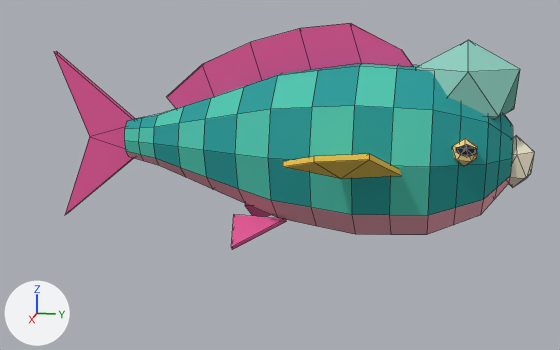
Before and after pictures for a commit that changed the Blender file prototypes/sushi-loop/assets/creature-boulderhead-parrotfish/source/boulderhead-parrotfish.blend.
The view is the same before and after, from a 50 mm lens placed at (7.65, 1.21, 2.64), pointed at (0.16, -0.28, 0.77). The axes (+X, +Y, +Z) are drawn at lower left. The lights are the same throughout. The first picture is the older version. Both versions are drawn at frame 16 of the action 'exhausted'; the numbers are the values there. Mesh edges are drawn as thin lines.

Before the edit, the objects in view are built like this:
```python
me_boulderhead_parrotfish = bpy.data.meshes.new('boulderhead_parrotfish')
me_boulderhead_parrotfish.from_pydata(...)  # 288 vertices, 327 faces; spans x -1.42..1.42, y -2.75..2.17, z 0.06..2.27
me_boulderhead_parrotfish.materials.append(mat_parrot_body)  # cyan #1f9c9a
me_boulderhead_parrotfish.materials.append(mat_parrot_scale)  # cyan #4cc7b0
me_boulderhead_parrotfish.materials.append(mat_parrot_belly)  # pink #f4a7b5
me_boulderhead_parrotfish.materials.append(mat_parrot_bump)  # cyan #8fcfc0
me_boulderhead_parrotfish.materials.append(mat_parrot_crack)  # cyan #5fa898
me_boulderhead_parrotfish.materials.append(mat_parrot_beak)  # pale yellow #f6ecd2
me_boulderhead_parrotfish.materials.append(mat_parrot_fin)  # pink #e85a9b
me_boulderhead_parrotfish.materials.append(mat_parrot_pec)  # yellow #f2c84b
me_boulderhead_parrotfish.materials.append(mat_parrot_eye)  # yellow #f0d68c
me_boulderhead_parrotfish.materials.append(mat_parrot_pupil)  # black #0b0f1e
ob_boulderhead_parrotfish = bpy.data.objects.new('boulderhead_parrotfish', me_boulderhead_parrotfish)
ob_boulderhead_parrotfish.location = (0.0, 0.0, 0.0)
```
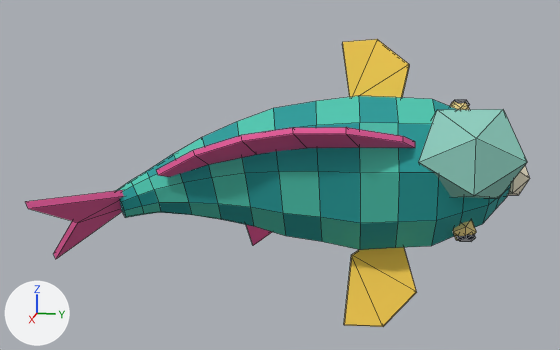
Boxes [x1, y1, x2, y2] around the edits, measured in the pictures (560 x 350 px; the box of a moved part takes in the faces that stretch with it):
'boulderhead_parrotfish', reshaped (27% taller): before [54, 23, 535, 250]; after [25, 39, 530, 327]
part 1 of me_boulderhead_parrotfish, moved or reshaped: before [416, 40, 520, 119]; after [418, 109, 527, 198]
part 2 of me_boulderhead_parrotfish, moved or reshaped: before [508, 135, 535, 188]; after [508, 166, 530, 195]
part 3 of me_boulderhead_parrotfish, moved or reshaped: before [54, 51, 135, 215]; after [25, 190, 124, 259]
part 4 of me_boulderhead_parrotfish, added: after [450, 102, 470, 110]
part 5 of me_boulderhead_parrotfish, moved or reshaped (not visible before): after [453, 100, 469, 106]
part 6 of me_boulderhead_parrotfish, moved or reshaped (not visible before): after [342, 39, 409, 98]
part 7 of me_boulderhead_parrotfish, added: after [452, 221, 476, 240]
part 8 of me_boulderhead_parrotfish, moved or reshaped: before [456, 144, 477, 156]; after [456, 234, 476, 242]
part 9 of me_boulderhead_parrotfish, moved or reshaped: before [283, 154, 402, 179]; after [344, 247, 417, 327]
part 10 of me_boulderhead_parrotfish, rebuilt (10% shorter): before [124, 63, 513, 235]; after [116, 96, 511, 250]
part 11 of me_boulderhead_parrotfish, added (pink): after [156, 127, 415, 177]
part 12 of me_boulderhead_parrotfish, deleted (pink): before [167, 23, 414, 109]
part 13 of me_boulderhead_parrotfish, deleted: before [452, 138, 478, 166]
part 14 of me_boulderhead_parrotfish, deleted: before [245, 204, 270, 217]
part 15 of me_boulderhead_parrotfish, deleted (pink): before [231, 215, 286, 250]
part 16 of me_boulderhead_parrotfish, added: after [246, 225, 272, 246]

The change, as a list of edits to the scene's bpy script:
```text
Change me_boulderhead_parrotfish:
    remove me_boulderhead_parrotfish.from_pydata(...)  # 288 vertices, 327 faces; spans x -1.42..1.42, y -2.75..2.17, z 0.06..2.27
    add me_boulderhead_parrotfish.from_pydata(...)  # 288 vertices, 327 faces; spans x -0.92..1.71, y -2.77..2.17, z -0.59..2.07
    me_boulderhead_parrotfish part 1: the loose piece of 12 vertices spanning x -0.45..0.45, y 1.02..1.98, z 1.21..2.13 is multiplied about its middle by the matrix ((0.492, -0.109, 0.864), (0.072, 0.994, 0.084), (-0.867, 0.021, 0.497)), then moved by (0.44, 0.04, -0.55)
    me_boulderhead_parrotfish part 2: the loose piece of 12 vertices spanning x -0.21..0.21, y 1.83..2.17, z 0.71..1.23 is multiplied about its middle by the matrix ((0.492, -0.109, 0.864), (0.072, 0.994, 0.084), (-0.867, 0.021, 0.497)), then moved by (-0.22, -0.02, -0.19)
    me_boulderhead_parrotfish part 3: the loose piece of 10 vertices spanning x -0.07..0.0, y -2.75..-1.85, z 0.15..1.95 is multiplied about its middle by the matrix ((0.355, -0.519, 0.777), (0.528, 0.798, 0.292), (-0.771, 0.307, 0.557)), then moved by (0.79, 0.17, -0.64)
    me_boulderhead_parrotfish part 4: a new loose piece, an icosphere of 20 faces spanning x -0.4..-0.18, y 1.34..1.58, z 1.28..1.5, in mat_parrot_eye (yellow #f0d68c)
    me_boulderhead_parrotfish part 5: the loose piece of 12 vertices spanning x -0.73..-0.62, y 1.42..1.6, z 1.14..1.26 is multiplied about its middle by the matrix ((0.492, -0.109, 0.864), (0.072, 0.994, 0.084), (-0.867, 0.021, 0.497)), then moved by (0.37, -0.04, 0.27)
    me_boulderhead_parrotfish part 6: the loose piece of 10 vertices spanning x -1.42..-0.7, y -0.05..0.95, z 0.9..1.27 is multiplied about its middle by the matrix ((0.753, 0.184, 0.632), (-0.428, 0.866, 0.259), (-0.499, -0.466, 0.731)), then moved by (0.44, 0.12, 0.6)
    me_boulderhead_parrotfish part 7: a new loose piece, an icosphere of 20 faces spanning x 0.19..0.41, y 1.43..1.66, z 0.24..0.46, in mat_parrot_eye (yellow #f0d68c)
    me_boulderhead_parrotfish part 8: the loose piece of 12 vertices spanning x 0.62..0.73, y 1.42..1.6, z 1.14..1.26 is multiplied about its middle by the matrix ((0.492, -0.109, 0.864), (0.072, 0.994, 0.084), (-0.867, 0.021, 0.497)), then moved by (-0.31, 0.05, -0.9)
    me_boulderhead_parrotfish part 9: the loose piece of 10 vertices spanning x 0.7..1.42, y -0.05..0.95, z 0.9..1.27 is multiplied about its middle by the matrix ((0.001, -0.371, 0.929), (0.553, 0.774, 0.309), (-0.833, 0.514, 0.207)), then moved by (-0.61, 0.29, -1.29)
    me_boulderhead_parrotfish part 10: the loose piece of 150 vertices spanning x -0.78..0.78, y -1.95..1.95, z 0.21..1.89 is rebuilt with 150 vertices and now spans x -0.87..0.85, y -1.93..1.97, z -0.02..1.59
    me_boulderhead_parrotfish part 11: a new loose piece of 24 vertices spanning x 0.58..1.08, y -1.39..1.06, z 0.8..1.44, in mat_parrot_fin (pink #e85a9b)
    me_boulderhead_parrotfish part 12: the loose piece of 24 vertices spanning x -0.06..0.0, y -1.52..1.0, z 1.36..2.27 is deleted
    me_boulderhead_parrotfish part 13: the loose piece of 12 vertices spanning x 0.48..0.72, y 1.39..1.61, z 1.04..1.3 is deleted
    me_boulderhead_parrotfish part 14: the loose piece of 6 vertices spanning x -0.55..-0.22, y -0.75..-0.2, z 0.06..0.35 is deleted
    me_boulderhead_parrotfish part 15: the loose piece of 6 vertices spanning x 0.22..0.55, y -0.75..-0.2, z 0.06..0.35 is deleted
    me_boulderhead_parrotfish part 16: 12 vertices added at x -0.92..-0.31, y -1.0..-0.23, z -0.2..0.72
    other edits to the shape of me_boulderhead_parrotfish do not show in these pictures
```
